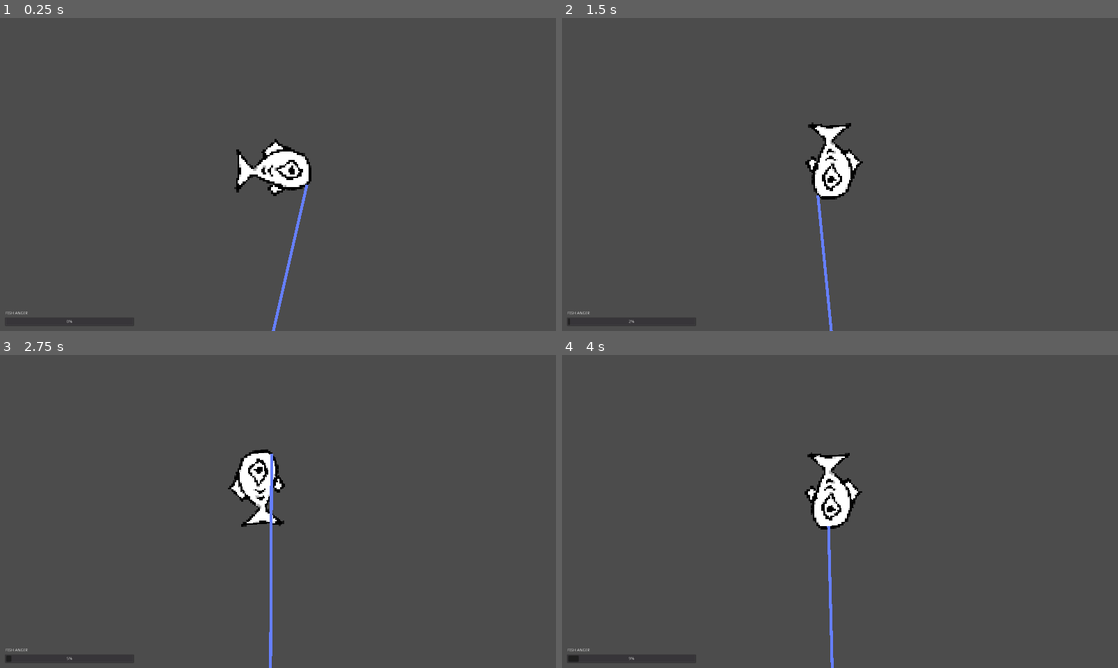
Above: before the commit, frames 1-4 (two rows, left to right).
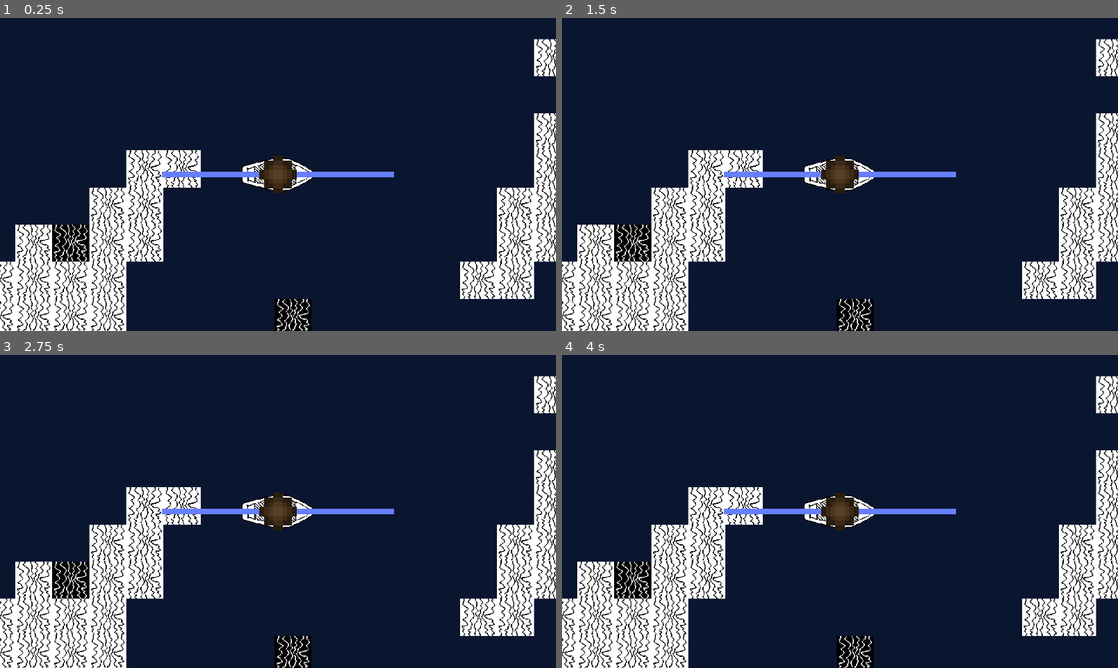
Above: after the commit, the same moments.

Repository: henryTschudy/AnglersDeep
Game: Godot game, scene res://scenes/overworld.tscn
Two runs of this game, one before a commit and one after it. Both use one fixed random seed, a clock stepped at 60 frames per second and the inputs below. Before the commit the project starts from res://scenes/reel_scene.tscn.
Inputs (mouse positions are in pixels of both pictures, inside the frame that each line leads up to):
- Up to frame 1 (0.25 s): no input
- Up to frame 2 (1.5 s): tap Enter at 0.5 s; move the mouse to (962, 158) at 0.52 s; hold D (move_right) 0.53-1.25 s; hold Space (move_stop) 0.53-1.25 s; click (962, 158) at 0.67 s; drag from (728, 190) to (812, 237) at 1.27 s
- Up to frame 3 (2.75 s): move the mouse to (333, 442) at 2.02 s; hold D (move_right) from 2.03 s (still down); hold Space (move_stop) from 2.03 s (still down)
- Up to frame 4 (4 s): release D (move_right) at 2.75 s; release Space (move_stop) at 2.75 s; drag from (812, 574) to (673, 464) at 2.77 s; move the mouse to (1006, 558) at 3.52 s; hold A (move_left) from 3.53 s (still down); hold Space (move_stop) from 3.53 s (still down)

The runs differ from the first frame. In frame 1, 99% of the frame differs, in the area x 0-100%, y 0-100%; in frame 2, 99%; in frame 3, 99%; in frame 4, 99%.

Commit message:
fixed inability to move slingshot handle to the center
also changed main scene and commented out useless portion of code, unfortunately  the fix did not help with the spinning out of existence problem

Diff:
--- a/project.godot
+++ b/project.godot
@@ -11,7 +11,7 @@
 [application]
 
 config/name="Anglers_Deep_Fishing_Prototype"
-run/main_scene="res://scenes/reel_scene.tscn"
+run/main_scene="res://scenes/overworld.tscn"
 config/icon="res://icon.png"
 
 [display]
--- a/scenes/overworld_tileset.tscn
+++ b/scenes/overworld_tileset.tscn
@@ -16,6 +16,8 @@
 texture = ExtResource( 1 )
 
 [node name="StaticBody2D" type="StaticBody2D" parent="tile_1"]
+collision_layer = 3
+collision_mask = 3
 
 [node name="CollisionShape2D" type="CollisionShape2D" parent="tile_1/StaticBody2D"]
 shape = SubResource( 1 )
@@ -25,6 +27,8 @@
 texture = ExtResource( 2 )
 
 [node name="StaticBody2D" type="StaticBody2D" parent="tile_2"]
+collision_layer = 3
+collision_mask = 3
 
 [node name="CollisionShape2D" type="CollisionShape2D" parent="tile_2/StaticBody2D"]
 shape = SubResource( 2 )
--- a/scenes/slingshot_scene.tscn
+++ b/scenes/slingshot_scene.tscn
@@ -37,7 +37,7 @@
 
 [node name="projectile" type="KinematicBody2D" parent="."]
 position = Vector2( 0, -80 )
-collision_layer = 4
+collision_layer = 2
 collision_mask = 2
 
 [node name="projectile_sprite" type="Sprite" parent="projectile"]
--- a/scripts/slingshot_handle.gd
+++ b/scripts/slingshot_handle.gd
@@ -51,11 +51,11 @@
 
 	else:
 		var momentum = MOMENTUM_MULT*last_vector
-		var direction = (base_position-position)  #not normalized, this is intentional
+		var direction = base_position - position  #not normalized, this is intentional
 
-		if (direction.length() < 0.01): #rounding down to prevent horrible bugs, not sure if necessary
-			direction = Vector2(0,0)
-			momentum = Vector2(0,0)
+		#if (direction.length() < 0.01): #rounding down to prevent horrible bugs, not sure if necessary
+		#	direction = Vector2(0,0)
+		#	momentum = Vector2(0,0)
 
 #		var changed_direction = (last_vector + direction).length() < last_vector.length() + direction.length()
 
